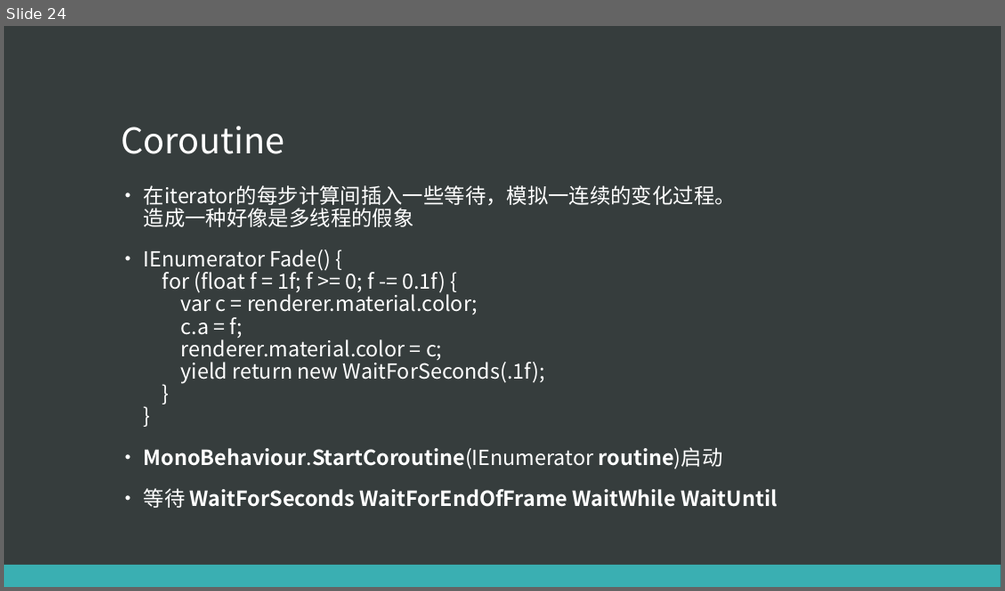
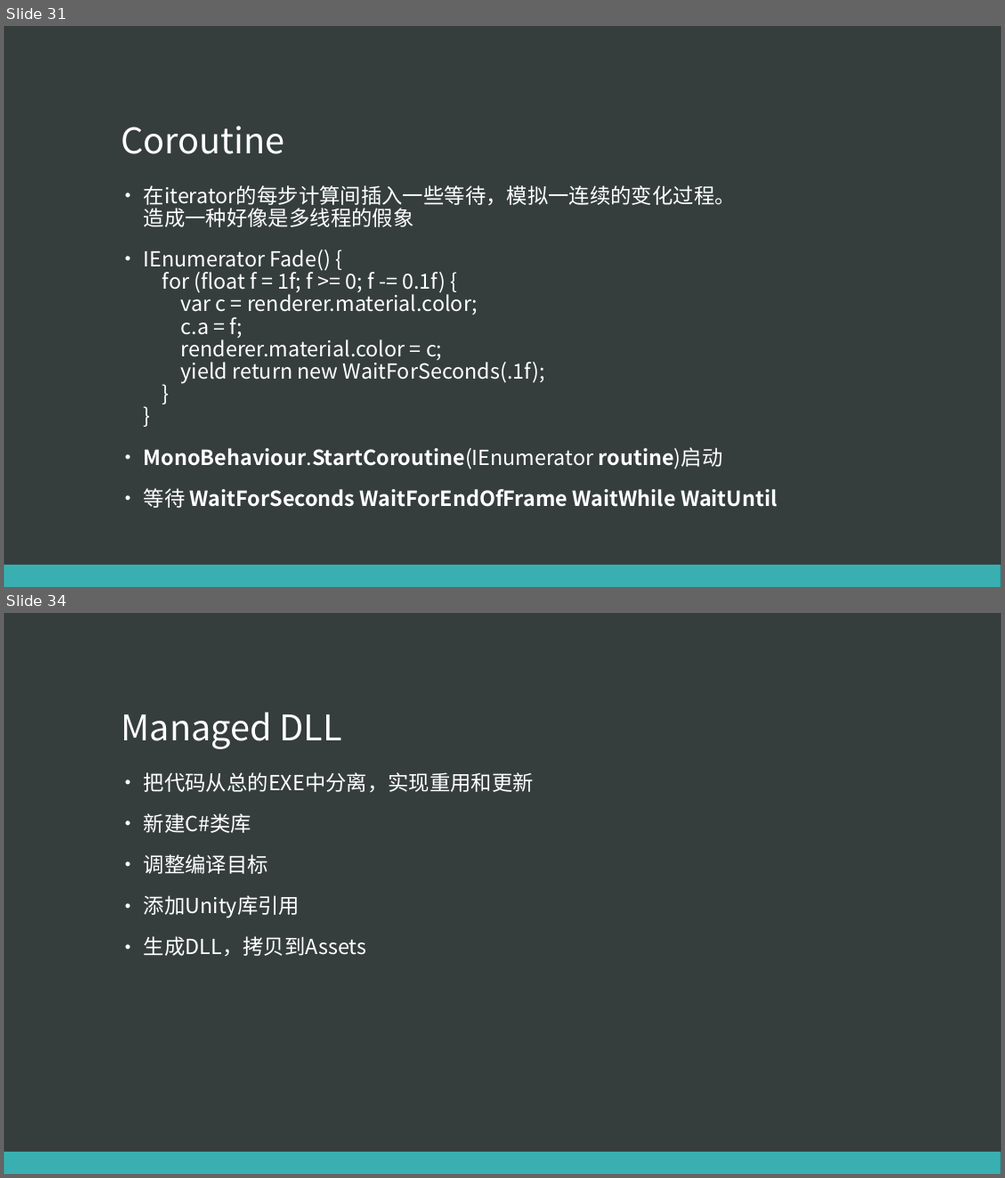
Before and after one commit to 690094231/Training, a slide deck: c#_unity/csharp-slides.pptx. Shown one above the other, each under a label of ours: slide 24 before the commit, slides 31 and 34 after it; the slides between them are not shown. The pictures are 1005x591 and 1005x1178 pixels, drawn with LibreOffice and Linux fonts; fonts in the diff are those of the drawing. Boxes give left, top, right and bottom in pixels: in the first picture for what was removed or moved away, otherwise in the second. Text is boxed around its words. In the diff, an @@ line names an element or a change of style, - is before the commit and + after.

```diff
--- a/c#_unity/csharp-slides.pptx
+++ b/c#_unity/csharp-slides.pptx
@@ slide 34 added at (4, 613, 1001, 1174), background #363D3D; not listed: 1 template element that a slide beside it also shows @@
@@ title added at (121, 712, 342, 749), 34 pt, text #FFFFFF @@
+Managed DLL
@@ text added at (144, 772, 534, 956), 20 pt, text #FFFFFF @@
+• 把代码从总的EXE中分离，实现重用和更新
+• 新建C#类库
+• 调整编译目标
+• 添加Unity库引用
+• 生成DLL，拷贝到Assets
@@ what was slide 24 is now slide 31 @@
```
Also in this commit, not shown: 2 slides changed, 4 other slides added, 3 other files.
